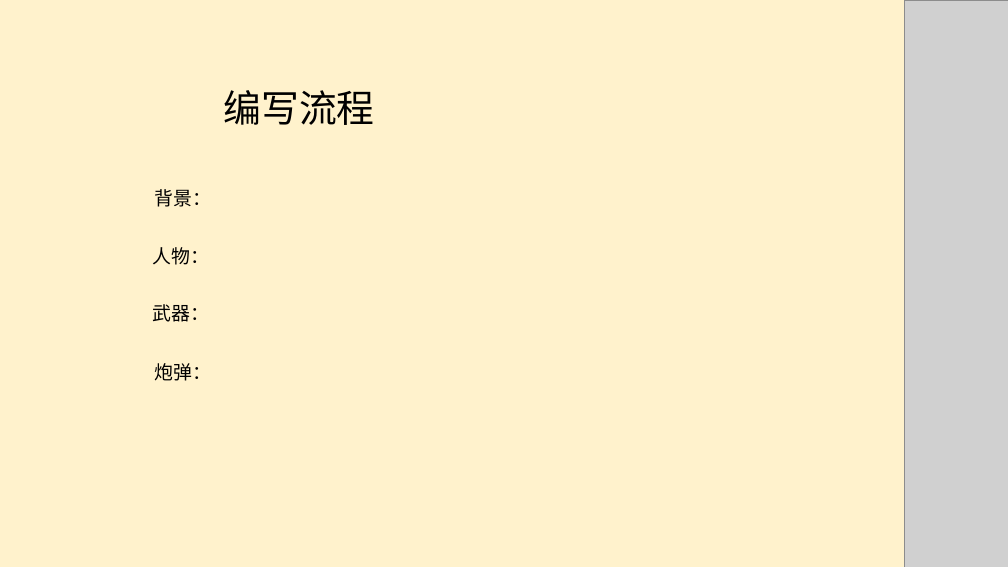
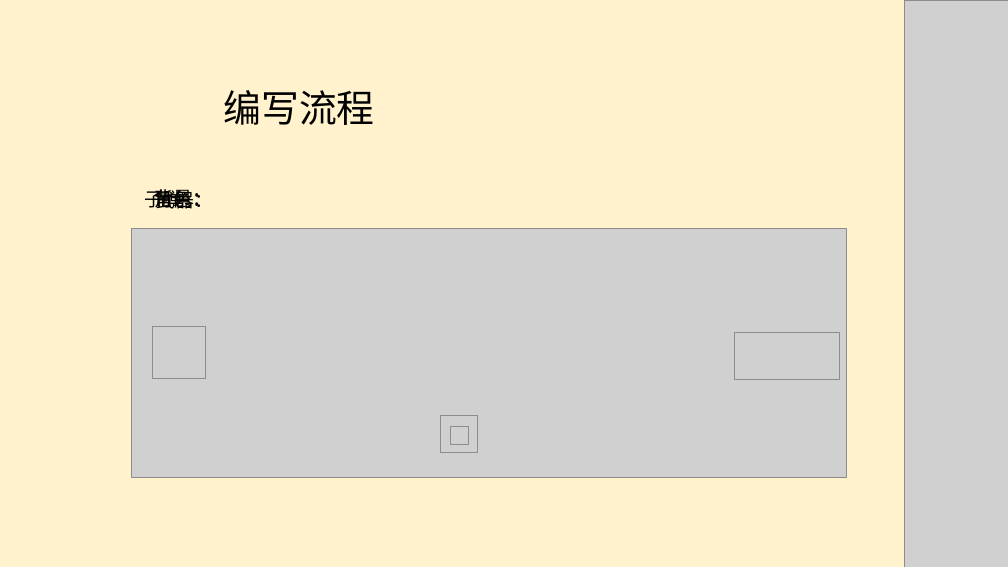
Before and after one commit to CatherineIsNotHere/MyStudyProject, a slide deck: slide 4 of huiZhongLesson/答辩文件/天津软件1班_2D游戏_柴彧_百战天虫/百战天虫.pptx. Drawn at 1008x567 pixels with LibreOffice and Linux fonts; fonts in the diff are those of the drawing; grey boxes stand for pictures. Boxes give left, top, right and bottom in pixels: in the first picture for what was removed or moved away, otherwise in the second. Text is boxed around its words. In the diff, an @@ line names an element or a change of style, - is before the commit and + after.

```diff
--- a/huiZhongLesson/答辩文件/天津软件1班_2D游戏_柴彧_百战天虫/百战天虫.pptx
+++ b/huiZhongLesson/答辩文件/天津软件1班_2D游戏_柴彧_百战天虫/百战天虫.pptx
@@ text added at (145, 186, 183, 211), 18 pt, text #000000 @@
+子弹
@@ text "武器：": place and size @@
-text "武器：" at (153, 304, 210, 322)
+text "武器：" at (157, 189, 214, 209)
@@ text added at (154, 189, 211, 209), 18 pt, text #000000 @@
+角色：
@@ picture added at (131, 228, 846, 477) @@
@@ text removed at (153, 247, 210, 265) @@
-人物：
@@ picture added at (153, 326, 205, 378) @@
@@ picture added at (734, 333, 839, 380) @@
@@ text removed at (155, 363, 212, 381) @@
-炮弹：
@@ picture added at (440, 416, 477, 453) @@
@@ picture added at (450, 426, 468, 445) @@
```
Also in this commit, not shown: 4 other slides changed, 53 other files.
